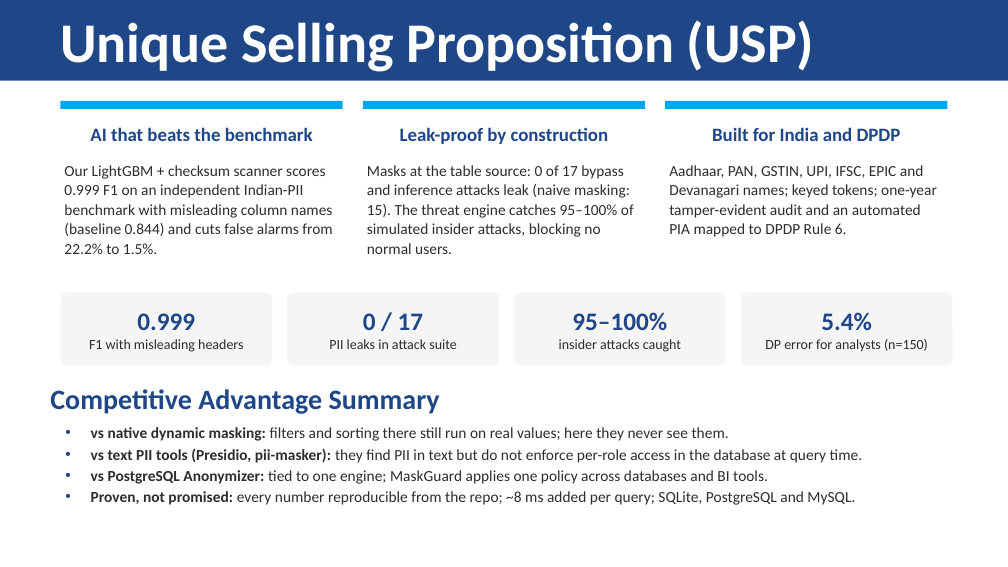
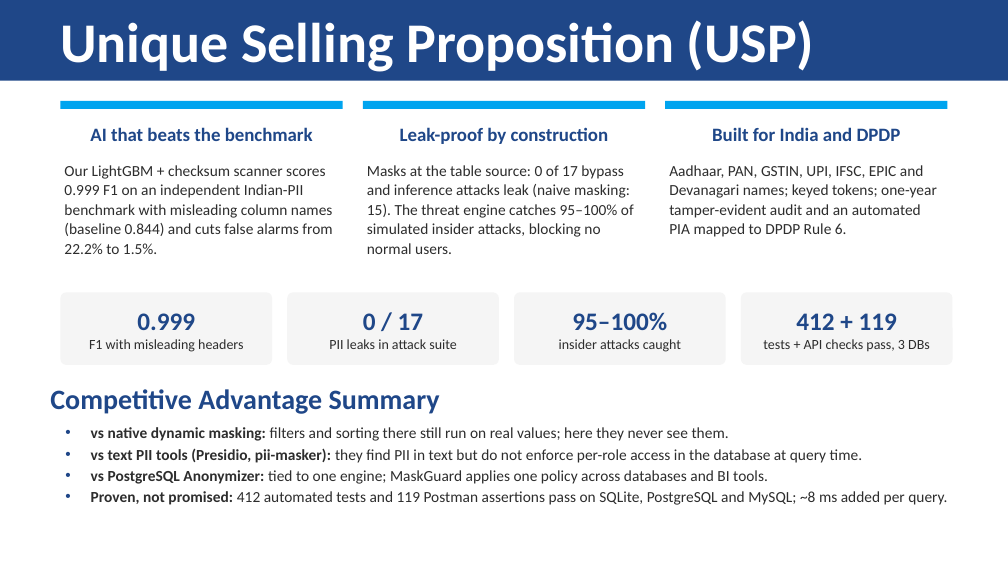
Before and after one commit to hotaro6754/mask, a slide deck: slide 6 of docs/MaskGuard_Round1_Submission.pptx. Drawn at 1008x567 pixels with LibreOffice and Linux fonts; fonts in the diff are those of the drawing. Boxes give left, top, right and bottom in pixels: in the first picture for what was removed or moved away, otherwise in the second. Text is boxed around its words. In the diff, an @@ line names an element or a change of style, - is before the commit and + after.

```diff
--- a/docs/MaskGuard_Round1_Submission.pptx
+++ b/docs/MaskGuard_Round1_Submission.pptx
@@ text in rounded rectangle at bbox=[763, 313, 930, 351]: text changed @@
-5.4%
-DP error for analysts (n=150)
+412 + 119
+tests + API checks pass, 3 DBs
@@ text at bbox=[91, 491, 947, 505]: text changed @@
-• Proven, not promised: every number reproducible from the repo; ~8 ms added per query; SQLite, PostgreSQL and MySQL.
+• Proven, not promised: 412 automated tests and 119 Postman assertions pass on SQLite, PostgreSQL and MySQL; ~8 ms added per query.
```
Also in this commit, not shown: 3 other slides changed, 1 slide added, 1 slide removed.
